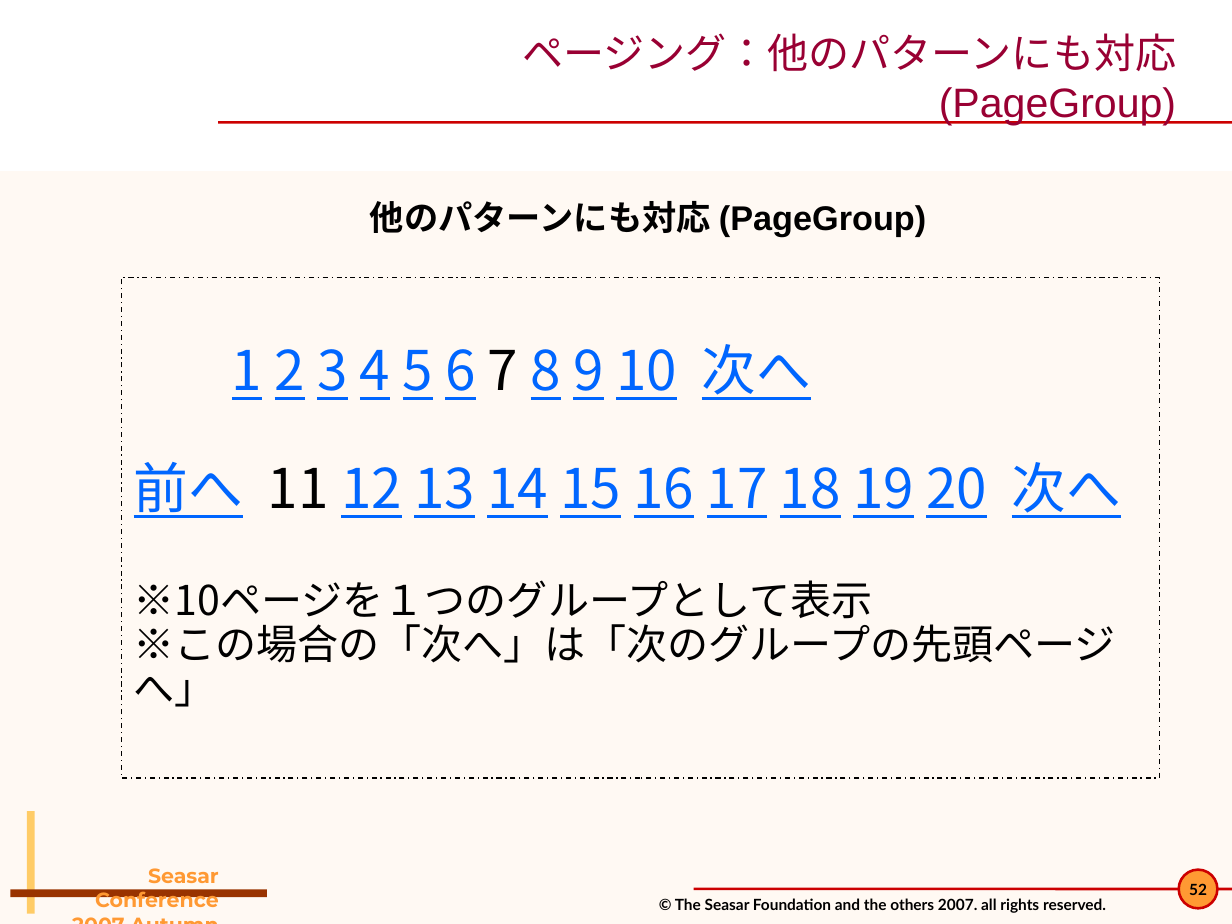
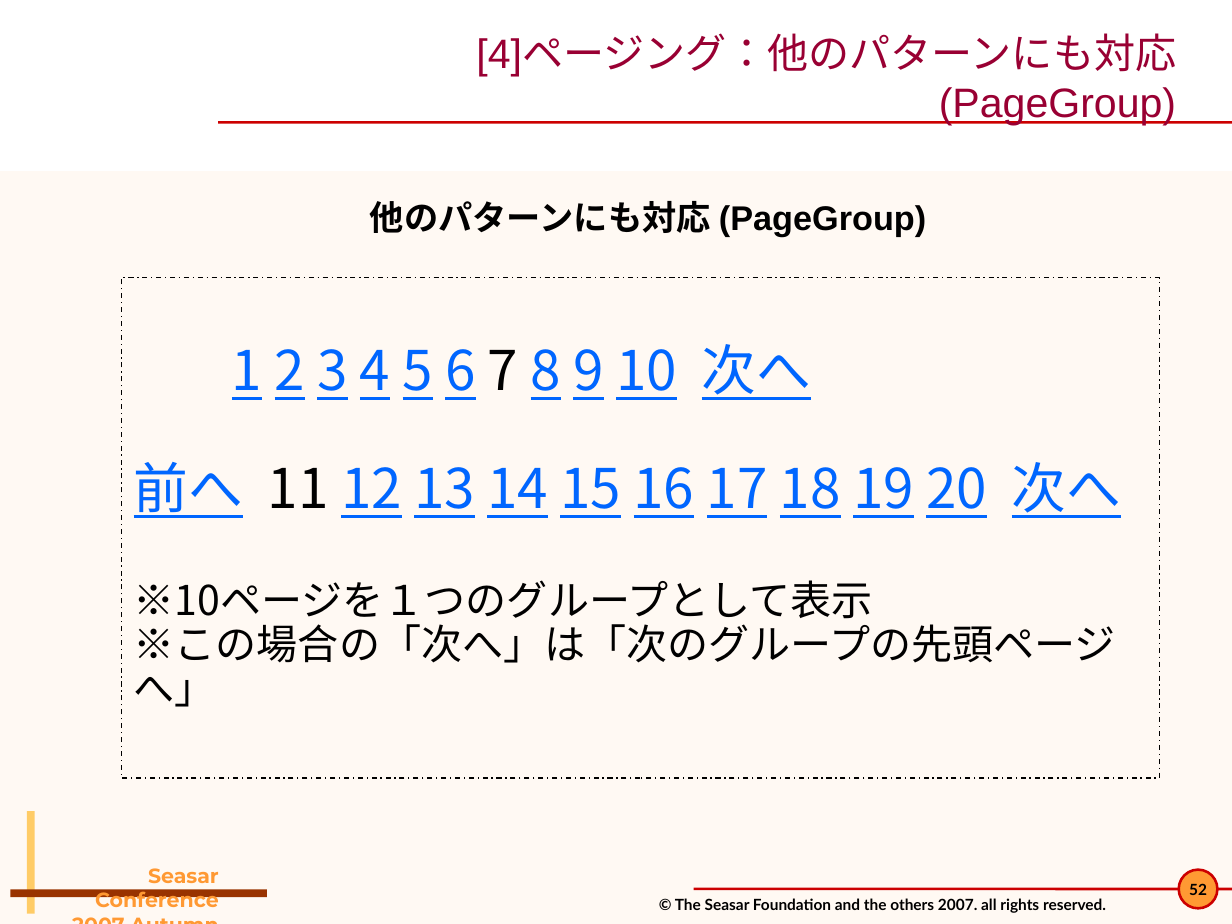
Before and after one commit to seasarorg/dbflute, a slide deck: slide 52 of dbflute/etc/doc/pres/sc2007a_2-DBFlute.ppt. Drawn at 1232x924 pixels with LibreOffice and Linux fonts; fonts in the diff are those of the drawing; background and template pictures are left out. Boxes give left, top, right and bottom in pixels: in the first picture for what was removed or moved away, otherwise in the second. Text is boxed around its words. In the diff, an @@ line names an element or a change of style, - is before the commit and + after.

```diff
--- a/dbflute/etc/doc/pres/sc2007a_2-DBFlute.ppt
+++ b/dbflute/etc/doc/pres/sc2007a_2-DBFlute.ppt
@@ title at (476, 35, 1176, 126): text changed @@
-ページング：他のパターンにも対応(PageGroup)
+[4]ページング：他のパターンにも対応(PageGroup)
```
Also in this commit, not shown: 60 other slides changed.
